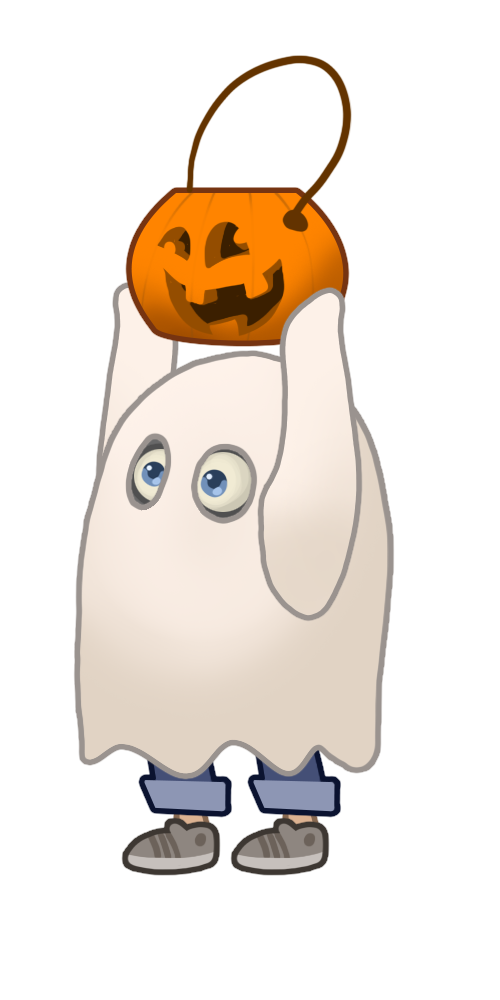
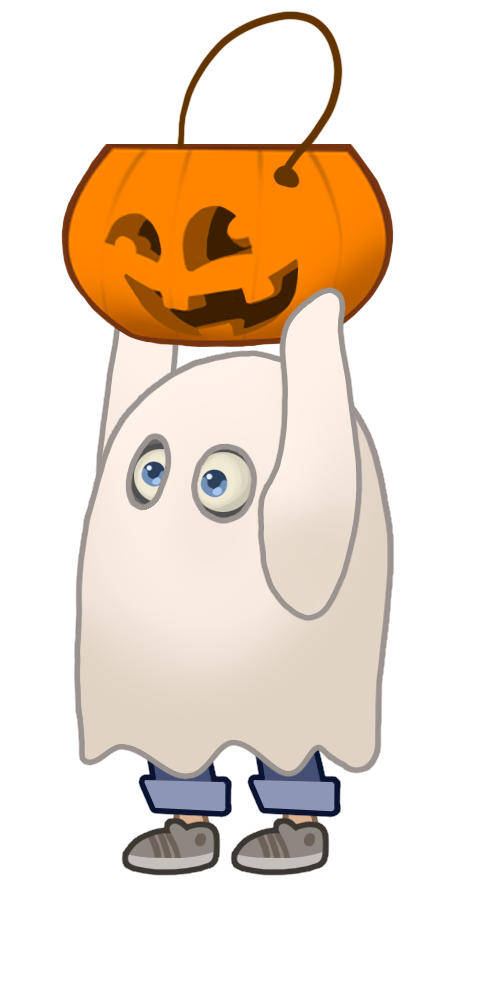
Layered file, before and after one edit (500 × 1000). Changes by layer:
painted on "Pumpkin_Handle" over (x1=177, y1=11, x2=352, y2=245)
painted on "PumpkinBucket" over (x1=61, y1=144, x2=394, y2=348)
